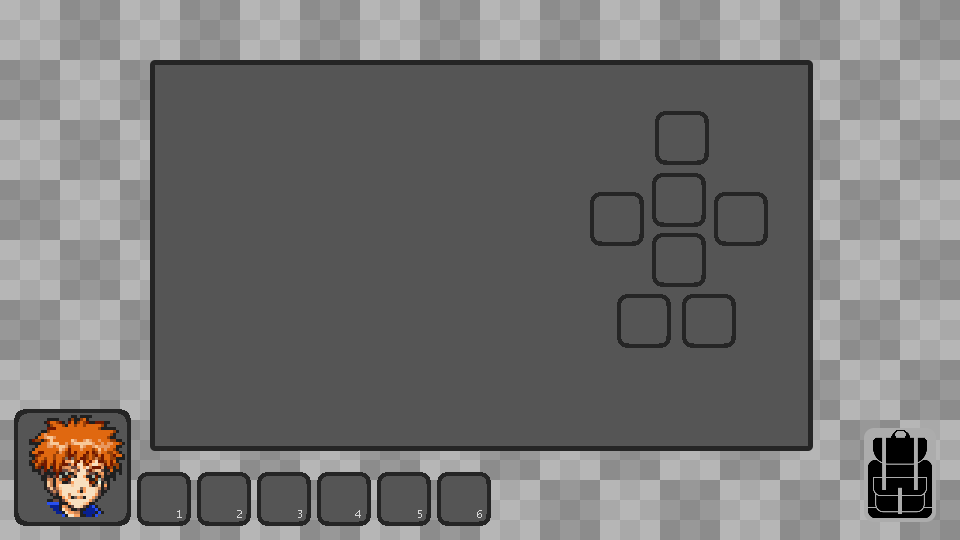
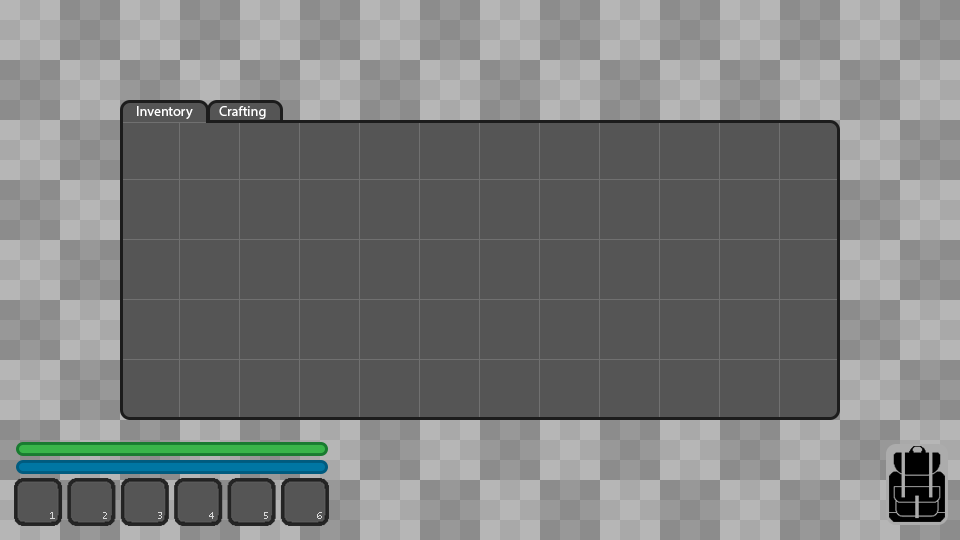
Layered file, before and after one edit (960px x 540px). Changes by layer:
removed group "Profile Icon" (2 layers) over <box>14,409,131,526</box>
removed layer "Layer 3" from group "Profile Icon" over <box>29,415,125,517</box>
removed layer "Layer 4" from group "Profile Icon" over <box>14,409,131,526</box>
painted on "6" over <box>317,510,482,519</box>
painted on "5" over <box>264,510,422,519</box>
painted on "4" over <box>209,510,361,519</box>
painted on "Layer 2 copy 5" over <box>14,472,491,526</box>
painted on "Layer 5" over <box>868,430,945,522</box>
painted on "Rounded Rectangle 1" over <box>864,428,948,525</box>
showed group "Info Bars" (2 layers) over <box>16,427,491,474</box>
painted on "Action Points" over <box>16,447,491,474</box>
painted on "Health Bar" over <box>16,427,491,456</box>
moved "Group 1" above "Layer 1" over <box>120,100,840,420</box>
removed layer "Layer 6 copy 6" from group "Group 1" over <box>682,294,736,348</box>
removed layer "Layer 6 copy 5" from group "Group 1" over <box>617,294,671,348</box>
removed layer "Layer 6 copy 4" from group "Group 1" over <box>652,233,706,287</box>
removed layer "Layer 6 copy 3" from group "Group 1" over <box>714,192,768,246</box>
removed layer "Layer 6 copy 2" from group "Group 1" over <box>590,192,644,246</box>
renamed "Layer 6 copy" to "Shape 2 copy 4", painted on it over <box>123,122,706,227</box>
added group "Grid Lines" with 15 layers in group "Group 1" over <box>123,123,837,417</box>
renamed "Layer 6" to "Rounded Rectangle 2 copy 3", hid it, painted on it, masked it over <box>120,111,840,420</box>
moved "Rounded Rectangle 2" into group "Group 1", painted on it, unmasked it over <box>120,60,840,451</box>
added layer "Rounded Rectangle 2 copy 2" in group "Group 1" over <box>207,100,283,138</box>
added layer "Rounded Rectangle 2 copy" in group "Group 1" over <box>120,100,209,138</box>
…and 20 more changes (17 added, 3 painted)
